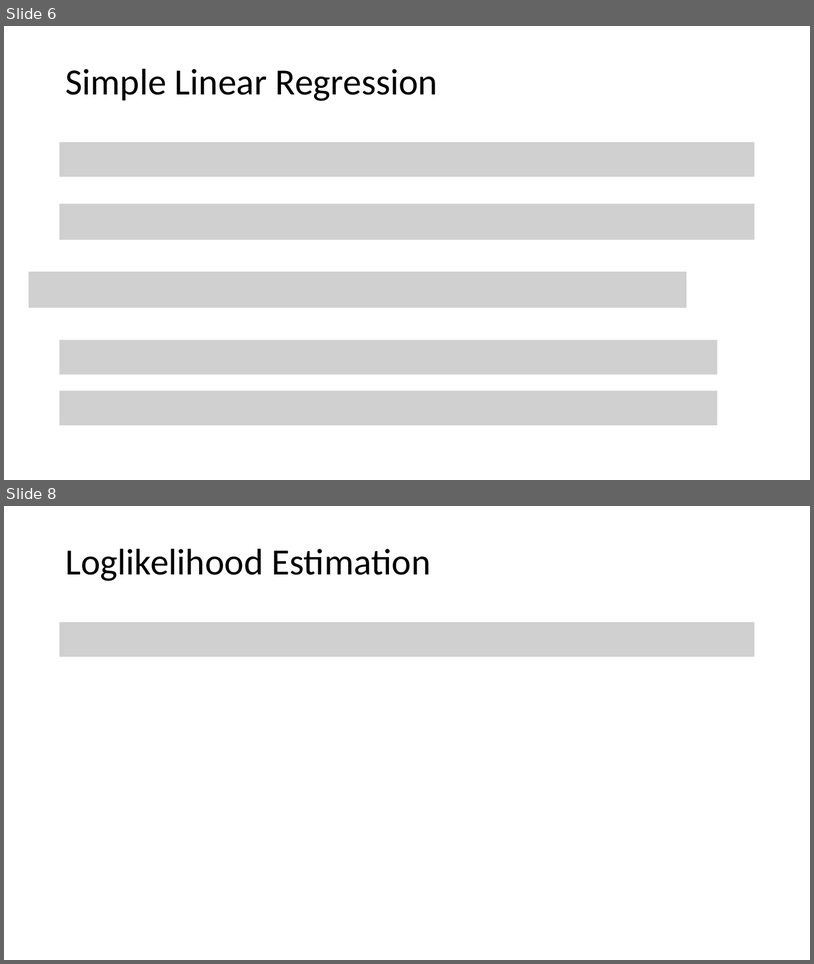
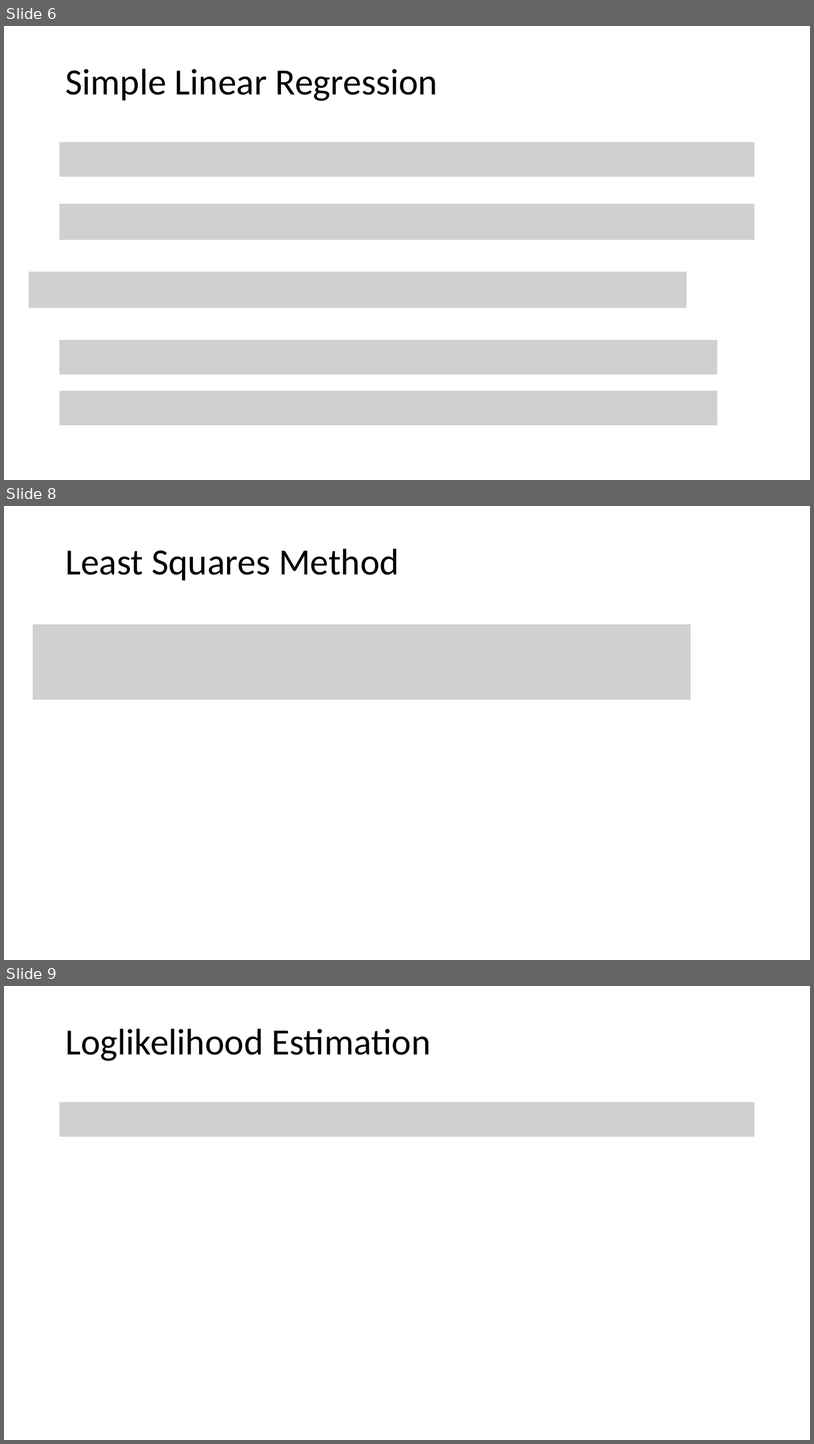
Before and after one commit to tianzheng4/tianzheng4.github.io, a slide deck: _umkc-teaching/slides/Lecture3.pptx. Shown one above the other, each under a label of ours: slides 6 and 8 before the commit, slides 6, 8 and 9 after it; the slides between them are not shown. The pictures are 814x964 and 814x1444 pixels, drawn with LibreOffice and Linux fonts; fonts in the diff are those of the drawing; grey boxes stand for pictures. Boxes give left, top, right and bottom in pixels: in the first picture for what was removed or moved away, otherwise in the second. Text is boxed around its words. In the diff, an @@ line names an element or a change of style, - is before the commit and + after.

```diff
--- a/_umkc-teaching/slides/Lecture3.pptx
+++ b/_umkc-teaching/slides/Lecture3.pptx
@@ slide 8 added at bbox=[4, 506, 810, 960], background #FFFFFF @@
@@ title added at bbox=[65, 549, 399, 580], 44 pt, text #000000 @@
+Least Squares Method
@@ picture added at bbox=[33, 625, 691, 700] @@
@@ what was slide 8 is now slide 9 @@
```
Also in this commit, not shown: 1 other file.
